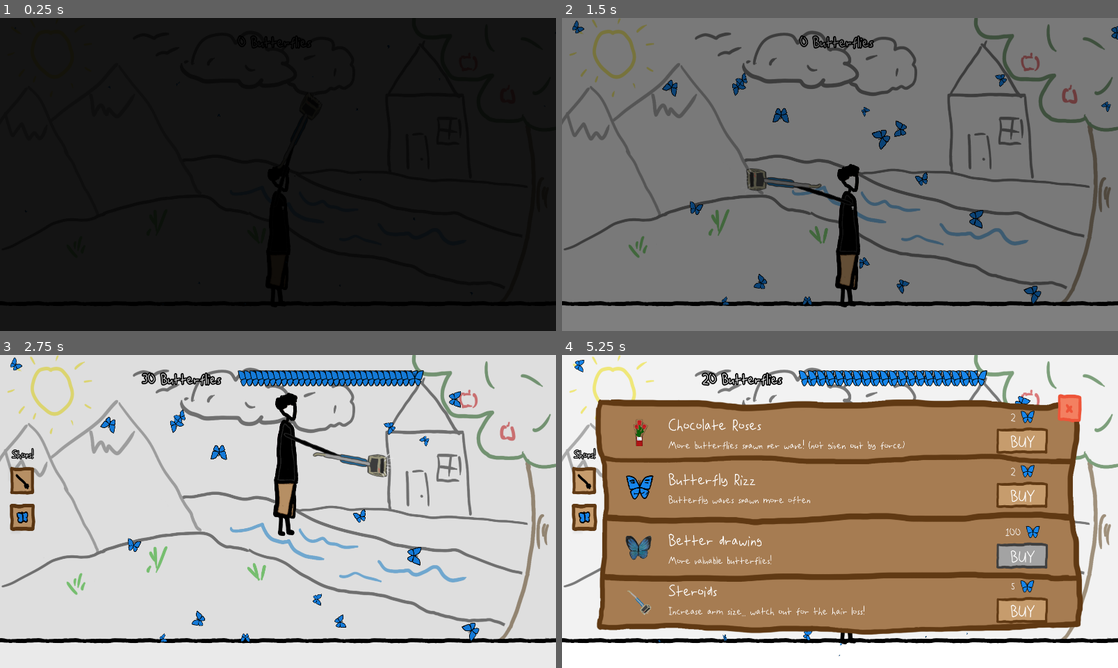
Above: before the commit, frames 1-4 (two rows, left to right).
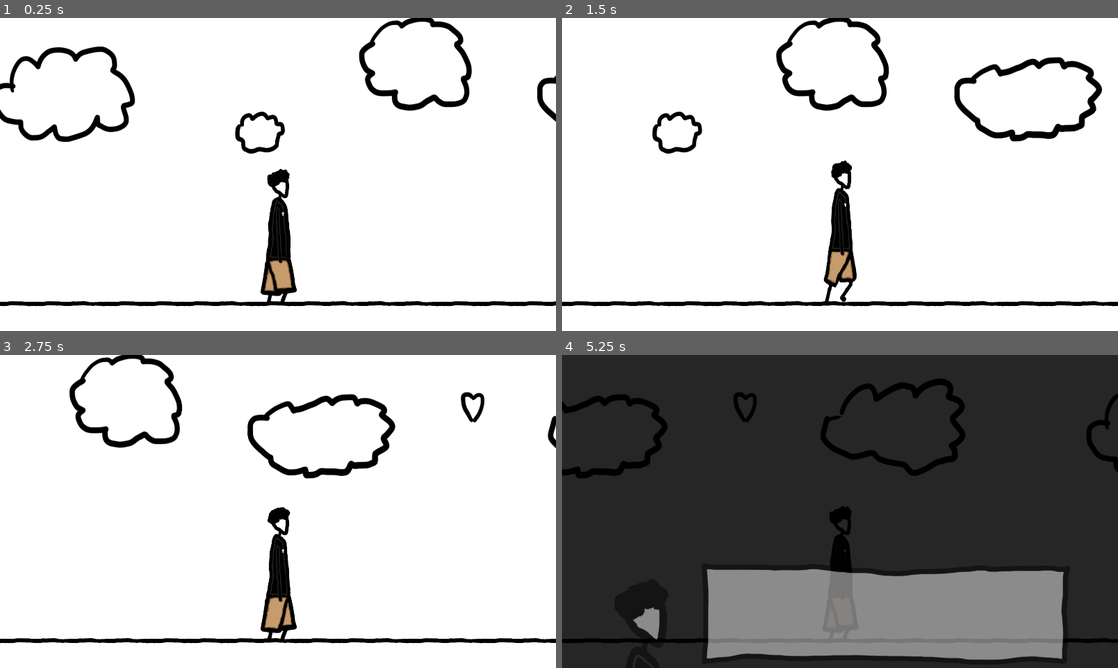
Above: after the commit, the same moments.

Repository: Wish-Granted/Godot-1st-Anniversary-Game
Game: Godot game, scene res://internal/butterflies/Scenes/game_butterfly_manager.tscn
Two runs of this game, one before a commit and one after it. Both use one fixed random seed, a clock stepped at 60 frames per second and the inputs below. Before the commit the project starts from res://internal/butterflies/Scenes/game_butterfly.tscn.
Inputs (mouse positions are in pixels of both pictures, inside the frame that each line leads up to):
- Up to frame 1 (0.25 s): no input
- Up to frame 2 (1.5 s): tap A (A) at 0.6 s; click (840, 174) at 0.67 s; tap D (D) at 0.8, 1.35 s; move the mouse to (728, 190) at 1.27 s
- Up to frame 3 (2.75 s): click (166, 527) at 1.55 s; move the mouse to (333, 442) at 2.02 s; press the mouse at (333, 442) at 2.03 s; tap W (W) at 2.3 s
- Up to frame 4 (5.25 s): release the mouse at (895, 442) at 2.75 s; click (584, 483) at 2.77 s; click (1012, 452) at 3.5 s, where only the run before the commit has a clickable "BUY"; click (584, 517) at 4.27 s; click (645, 602) at 5.02 s

The runs differ from the first frame. In frame 1, 95% of the frame differs, in the area x 0-100%, y 0-100%; in frame 2, 98%; in frame 3, 91%; in frame 4, 99%.

Commit message:
Add game manager & save/load support
Introduce a game_butterfly_manager to control intro/game flow and persist state. Added internal/butterflies/Scripts/game_butterfly_manager.gd (and UID) and wired it into game_butterfly_manager.tscn. Implement save_game() and load_game() in game_butterfly.gd to store player arm level, shop upgrade levels, score counters, and intro setting; manager calls load on ready and saves on pause/close. Intro.gd now delegates starting the game to the manager. Minor gameplay tweaks: player default arm sprite set to 0. Score_bar.gd now tracks total_butterflies_collected, adjusts scaling logic and shop button thresholds. Shop.gd gains helper functions to get/load butterfly shop upgrade levels. project.godot main scene changed to the new manager and window/stretch aspect set to "expand".

Diff:
--- a/internal/butterflies/Scenes/game_butterfly_manager.tscn
+++ b/internal/butterflies/Scenes/game_butterfly_manager.tscn
@@ -1,9 +1,11 @@
 [gd_scene format=3 uid="uid://djvk54i1nt03n"]
 
+[ext_resource type="Script" uid="uid://gntjqtnkxw6k" path="res://internal/butterflies/Scripts/game_butterfly_manager.gd" id="1_847fg"]
 [ext_resource type="PackedScene" uid="uid://ibglkisvklgk" path="res://internal/butterflies/Scenes/game_butterfly.tscn" id="1_nqma5"]
 [ext_resource type="PackedScene" uid="uid://bwccjfrravgpu" path="res://internal/butterflies/Scenes/intro.tscn" id="2_847fg"]
 
 [node name="game_butterfly_manager" type="Node2D" unique_id=806064209]
+script = ExtResource("1_847fg")
 
 [node name="game_butterfly" parent="." unique_id=1890362736 instance=ExtResource("1_nqma5")]
 process_mode = 4
--- a/internal/butterflies/Scripts/game_butterfly.gd
+++ b/internal/butterflies/Scripts/game_butterfly.gd
@@ -5,6 +5,8 @@
 @onready var butterfly_spawner_scene := $"Butterfly Spawner"
 @onready var score_bar := $Score_Bar
 @onready var black_overlay := $Black_Overlay
+@onready var game_manager := $".."
+@onready var shop = $shop
 
 @onready var main_camera = $Camera2D
 
@@ -17,3 +19,37 @@
 	body.queue_free()
 	butterfly_spawner_scene.total_alive_butterflies -= 1
 	score_bar.update_score(1)
+
+func save_game():
+	return #debug
+	var save_file = ConfigFile.new()
+	var save_path = "user://save_butterfly.config"
+
+	save_file.set_value("Progress", "arm_level", player_scene.arm_level)
+	save_file.set_value("Progress", "shop_levels", shop.get_butterfly_shop_upgrade_levels())
+
+	save_file.set_value("Progress", "current_butterfly_count", score_bar.current_butterfly_count)
+	save_file.set_value("Progress", "total_butteflies_collected", score_bar.total_butterflies_collected)
+
+	save_file.set_value("Settings", "play_intro", game_manager.play_intro)
+
+	var error = save_file.save(save_path)
+	if error != OK:
+		print("ERROR SAVING CONFIG")
+
+func load_game():
+	var save_file = ConfigFile.new()
+	var save_path = "user://save_butterfly.config"
+
+	var error = save_file.load(save_path)
+
+	if error != OK:
+		return false
+
+	player_scene.update_arm_sprite(save_file.get_value("Progress", "arm_level", 0))
+	shop.load_butterfly_shop_upgrade_levels(save_file.get_value("Progress", "shop_levels", [0,0,0,0]))
+
+	score_bar.update_score(save_file.get_value("Progress", "current_butterfly_count", 0))
+	score_bar.total_butterflies_collected = save_file.get_value("Progress", "total_butteflies_collected", 0)
+
+	game_manager.play_intro = save_file.get_value("Settings", "play_intro", true)
--- /dev/null
+++ b/internal/butterflies/Scripts/game_butterfly_manager.gd
@@ -0,0 +1,39 @@
+extends Node2D
+
+@onready var game_butterfly = $game_butterfly
+@onready var intro = $Intro
+
+@export var play_intro := true
+
+func _ready() -> void:
+	game_butterfly.load_game()
+	if not play_intro:
+		start_game()
+	elif play_intro:
+		start_intro()
+
+
+func _notification(what: int) -> void:
+	if what == NOTIFICATION_WM_CLOSE_REQUEST:
+		game_butterfly.save_game()
+		get_tree().quit()
+	elif what == NOTIFICATION_APPLICATION_PAUSED:
+		game_butterfly.save_game()
+
+func start_intro() -> void:
+	play_intro = false
+
+	intro.visible = true
+	intro.process_mode = Node.PROCESS_MODE_INHERIT
+
+	game_butterfly.visible = false
+	game_butterfly.process_mode = Node.PROCESS_MODE_DISABLED
+
+func start_game():
+	intro.process_mode = Node.PROCESS_MODE_DISABLED
+
+	game_butterfly.process_mode = Node.PROCESS_MODE_INHERIT
+	game_butterfly.main_camera.make_current()
+	game_butterfly.visible = true
+
+	intro.visible = false
--- a/internal/butterflies/Scripts/intro.gd
+++ b/internal/butterflies/Scripts/intro.gd
@@ -17,7 +17,7 @@
 
 @onready var intro_camera = $Dylan/Camera2D
 
-@onready var game_butterfly = $"../game_butterfly"
+@onready var game_butterfly_manager = $".."
 
 # Called when the node enters the scene tree for the first time.
 func _ready() -> void:
@@ -67,13 +67,8 @@
 	tween_black_overlay = create_tween()
 	tween_black_overlay.tween_property(black_overlay, "color", Color(0.0, 0.0, 0.0, 1), 3.0)
 	await get_tree().create_timer(4).timeout
-	self.process_mode = Node.PROCESS_MODE_DISABLED
-	game_butterfly.process_mode = Node.AUTO_TRANSLATE_MODE_INHERIT
-	game_butterfly.main_camera.make_current()
-	game_butterfly.visible = true
-	self.visible = false
 
-
+	game_butterfly_manager.start_game()
 
 
 func _physics_process(delta: float) -> void:
--- a/internal/butterflies/Scripts/player.gd
+++ b/internal/butterflies/Scripts/player.gd
@@ -21,7 +21,7 @@
 const JUMP_VELOCITY = -1600
 
 func _ready() -> void:
-	update_arm_sprite(3)#(arm_level)
+	update_arm_sprite(0)#(arm_level)
 
 func _physics_process(delta: float) -> void:
 	if not is_on_floor():
--- a/internal/butterflies/Scripts/score_bar.gd
+++ b/internal/butterflies/Scripts/score_bar.gd
@@ -13,6 +13,8 @@
 var current_butterfly_count = 0
 var float_font_scale = 1.0
 
+var total_butterflies_collected := 0
+
 var scaled = false
 
 func _ready() -> void:
@@ -21,6 +23,7 @@
 func update_score(delta_butterflies: int) -> int:
 	# 1. Add/ remove icons
 	if delta_butterflies > 0:
+		total_butterflies_collected += delta_butterflies
 		delta_butterflies *= 10
 		for i in range(delta_butterflies):
 			var rect = TextureRect.new()
@@ -57,9 +60,9 @@
 			butterfly_counter.label_settings.outline_size = 16*float_font_scale
 			self.scale *= Vector2(0.999,0.999)
 
-	if current_butterfly_count >= 10 and current_butterfly_count < 20:
+	if current_butterfly_count >= 10:
 		shop_buttons.show_shop_button("arm")
-	elif current_butterfly_count >= 20:
+	if current_butterfly_count >= 20:
 		shop_buttons.show_shop_button("butterfly")
 
 
@@ -68,12 +71,13 @@
 
 func recalculate_scale():
 	await get_tree().process_frame
+	#print("before: ", self.size.x*self.scale.x, " | ", float_font_scale, " | ", self.scale)
 	if scaled:
 		while self.size.x*self.scale.x < 1800:
 			float_font_scale *= 0.999
 			butterfly_counter.label_settings.font_size = 64*float_font_scale
 			butterfly_counter.label_settings.outline_size = 16*float_font_scale
-			self.scale = Vector2(1.001,1.001)
+			self.scale *= Vector2(1.001,1.001)
 			if float_font_scale < 1 or self.scale.x > 1:
 				self.scale = Vector2(1,1)
 				float_font_scale = 1
@@ -81,3 +85,4 @@
 				butterfly_counter.label_settings.outline_size = 16*float_font_scale
 				scaled = false
 				break
+	#print("after: ", self.size.x*self.scale.x, " | ", float_font_scale, " | ", self.scale)
--- a/internal/butterflies/Scripts/shop.gd
+++ b/internal/butterflies/Scripts/shop.gd
@@ -191,6 +191,18 @@
 		upgrade["cost_and_buy"].visible = false
 		upgrade["max_label"].visible = true
 
+func get_butterfly_shop_upgrade_levels() -> Array:
+	var butterfly_shop_upgrade_levels := []
+
+	for upgrade in shop_elements["butterfly"]:
+		butterfly_shop_upgrade_levels.append(shop_elements["butterfly"][upgrade]["level"])
+
+	return butterfly_shop_upgrade_levels
+
+func load_butterfly_shop_upgrade_levels(new_levels: Array):
+	for index in range(new_levels.size()):
+		shop_elements["butterfly"][str(index+1)]["level"] = new_levels[index]
+
 func _on_arm1_buy_button_pressed() -> void:
 	buy_item(shop_elements["arm"]["1"])
 
--- a/project.godot
+++ b/project.godot
@@ -11,7 +11,7 @@
 [application]
 
 config/name="Anniversary V1 Pre Marriage"
-run/main_scene="uid://ibglkisvklgk"
+run/main_scene="uid://djvk54i1nt03n"
 config/features=PackedStringArray("4.6", "Forward Plus")
 config/icon="res://icon.svg"
 
@@ -20,6 +20,7 @@
 window/size/viewport_width=1920
 window/size/viewport_height=1080
 window/stretch/mode="viewport"
+window/stretch/aspect="expand"
 
 [global_group]
 
Not shown, added: internal/butterflies/Scripts/game_butterfly_manager.gd.uid
